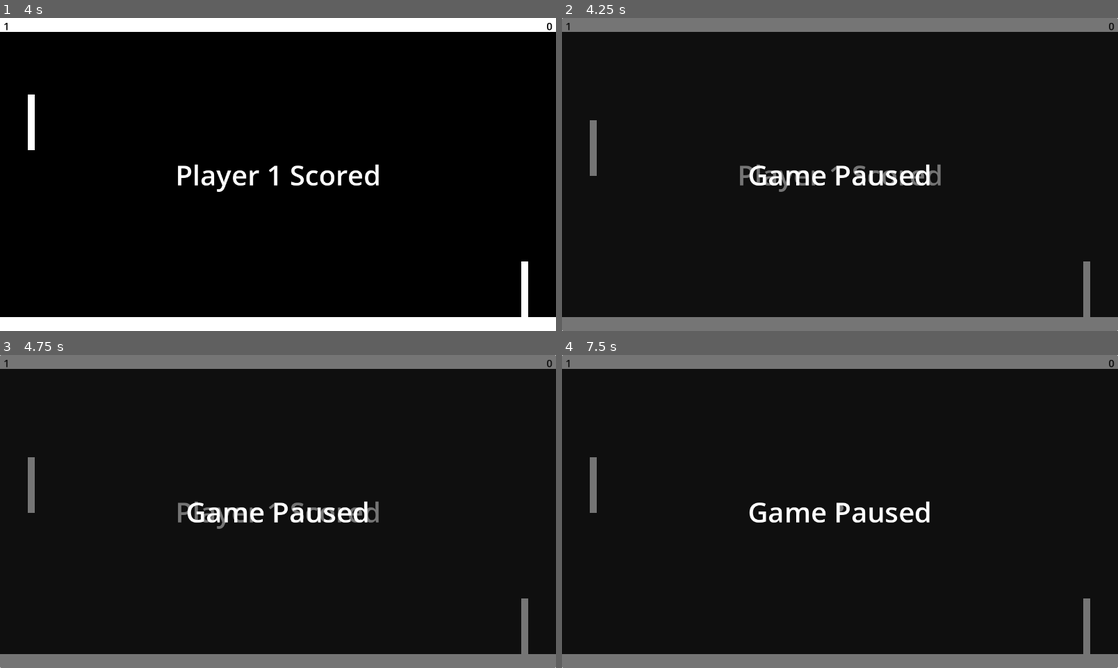
Above: before the commit, frames 1-4 (two rows, left to right).
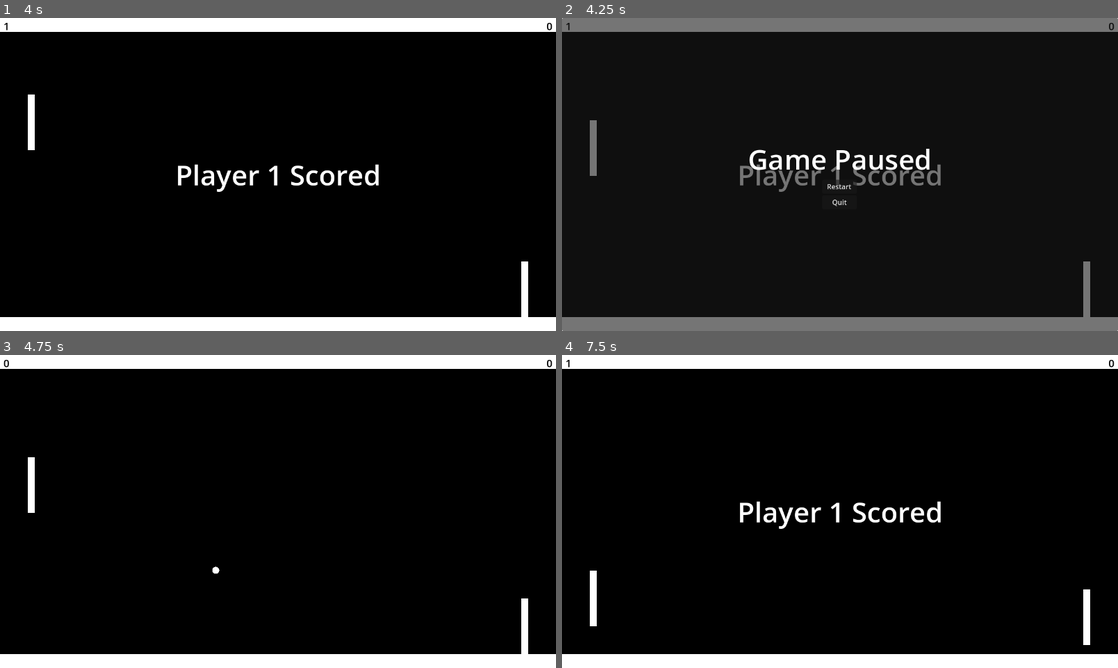
Above: after the commit, the same moments.

Repository: DevlinRocha/pong
Game: Godot game, scene res://scenes/main.tscn
Same seed, same stepped clock (60 frames per second), same inputs: the game is played once before the commit and once after it.
Inputs (mouse positions are in pixels of both pictures, inside the frame that each line leads up to):
- Up to frame 1 (4 s): hold W (player1_up) 0.53-1.28 s; hold Down (player2_down) 0.53-1.28 s; hold S (player1_down) 1.28-2.03 s; tap Up (player2_up) at 1.35, 2.85 s; hold Down (player2_down) 2.03-2.78 s; hold W (player1_up) 2.03-3.53 s; tap Enter at 3.5 s; hold S (player1_down) from 3.53 s (still down); hold Down (player2_down) from 3.53 s (still down)
- Up to frame 2 (4.25 s): keep holding S (player1_down); keep holding Down (player2_down); tap Escape (player1_pause) at 4.15 s
- Up to frame 3 (4.75 s): release S (player1_down) at 4.25 s; release Down (player2_down) at 4.25 s; click (278, 524) at 4.25 s, where only the run after the commit has a clickable "Restart"
- Up to frame 4 (7.5 s): hold S (player1_down) 5.03-5.75 s; tap Up (player2_up) at 5.1, 7.35 s; tap P (player2_pause) at 5.65 s; click (840, 524) at 5.75 s, where only the run after the commit has a clickable "Restart"; tap Space at 6.5 s; hold S (player1_down) 6.53-7.28 s; hold Down (player2_down) 6.53-7.28 s; tap Enter at 7.25 s; hold W (player1_up) from 7.28 s (still down)

Frame 1 is identical in both runs. In frame 2, 1.7% of the frame differs, in the area x 33-67%, y 41-61%; in frame 3, 11%, in the area x 0-100%, y 0-100%; in frame 4, 11%.

Commit message:
add restart and quit buttons

Diff:
--- a/scenes/pause_menu.tscn
+++ b/scenes/pause_menu.tscn
@@ -24,3 +24,17 @@
 layout_mode = 2
 text = "Game Paused"
 label_settings = SubResource("LabelSettings_s5evn")
+
+[node name="Restart" type="Button" parent="CenterContainer/VBoxContainer"]
+unique_name_in_owner = true
+custom_minimum_size = Vector2(80, 32)
+layout_mode = 2
+size_flags_horizontal = 4
+text = "Restart"
+
+[node name="Quit" type="Button" parent="CenterContainer/VBoxContainer"]
+unique_name_in_owner = true
+custom_minimum_size = Vector2(80, 32)
+layout_mode = 2
+size_flags_horizontal = 4
+text = "Quit"
--- a/scripts/main.gd
+++ b/scripts/main.gd
@@ -9,8 +9,12 @@
 
 
 func _ready() -> void:
-	left_score_zone.player_scored.connect(_on_player_scored.bind(2))
-	right_score_zone.player_scored.connect(_on_player_scored.bind(1))
+	if not left_score_zone.player_scored.is_connected(_on_player_scored.bind(2)):
+		left_score_zone.player_scored.connect(_on_player_scored.bind(2))
+	if not right_score_zone.player_scored.is_connected(_on_player_scored.bind(1)):
+		right_score_zone.player_scored.connect(_on_player_scored.bind(1))
+	if not pause_menu.game_restart.is_connected(restart):
+		pause_menu.game_restart.connect(restart)
 	start_game()
 
 
@@ -41,3 +45,22 @@
 			goal_screen.visible = true
 
 	get_tree().create_timer(3).timeout.connect(start_game)
+
+
+func restart() -> void:
+	player_1_score.text = str(0)
+	player_2_score.text = str(0)
+	goal_screen.visible = false
+	pause_menu.visible = false
+
+	for child in get_children():
+		if child is Ball:
+			child.queue_free()
+
+	const BALL := preload("res://scenes/ball.tscn")
+	var new_ball = BALL.instantiate()
+
+	add_child(new_ball)
+	new_ball.respawn()
+	new_ball.move()
+	get_tree().paused = false
--- a/scripts/pause_menu.gd
+++ b/scripts/pause_menu.gd
@@ -1,8 +1,31 @@
 extends PanelContainer
-#
-#
+
+
+signal game_restart
+
+
+@onready var restart: Button = %Restart
+@onready var quit: Button = %Quit
+
+
+func _ready() -> void:
+	if not restart.pressed.is_connected(_on_restart_pressed):
+		restart.pressed.connect(_on_restart_pressed)
+	if not quit.pressed.is_connected(_on_quit_pressed):
+		quit.pressed.connect(_on_quit_pressed)
+
+
 func _process(delta: float) -> void:
 	if Input.is_action_just_pressed("player1_pause") or Input.is_action_just_pressed("player2_pause"):
 		visible = true if visible == false else false
 
 		get_tree().paused = true if visible == true else false
+
+
+
+func _on_restart_pressed() -> void:
+	game_restart.emit()
+
+
+func _on_quit_pressed() -> void:
+	get_tree().quit()
